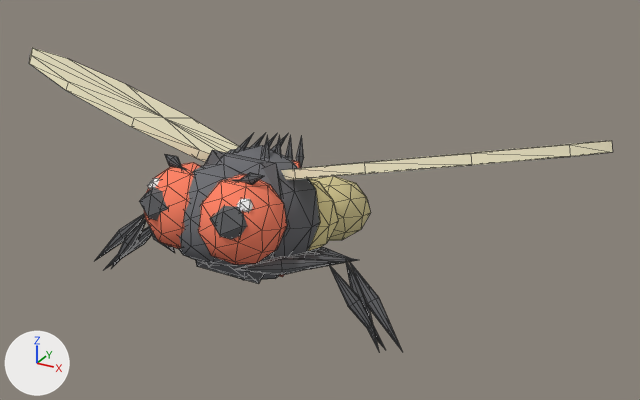
Two versions of the glTF model web-forest/public/model/species/homoneura-unguiculata.glb, one commit apart.
Rendered twice from a camera (50 mm lens) standing at (0.415, -0.663, 0.574) and looking at (0.031, 0.037, 0.224). The lights are fixed; the arrows at lower left show +X, +Y and +Z. The older version comes first. Mesh edges are drawn as thin lines. Where no turn or scale is listed for an object, it has been applied to the vertices. Vertices at exactly the same position are counted once.

Before the edit, the objects in view are built like this:
```python
ob_eye_l = bpy.data.objects.new('eye-l', me_mesh_4)
ob_eye_l.location = (0.0277, -0.0972, 0.2565)
ob_eye_r = bpy.data.objects.new('eye-r', me_mesh_5)
ob_eye_r.location = (-0.0277, -0.0972, 0.2565)
ob_head = bpy.data.objects.new('head', me_mesh_3)
ob_head.parent = ob_thorax
ob_head.location = (0.0, -0.0608, 0.00304)
ob_wing_l = bpy.data.objects.new('wing-l', me_mesh_8)
ob_wing_l.parent = ob_wing_l_j
ob_wing_l.location = (0.0, 0.0, 0.0)
ob_wing_l.rotation_euler = (0.0, -0.256, 0.0)  # degrees (0, -15, 0)
ob_wing_l_j = bpy.data.objects.new('wing-l-j', None)
ob_wing_l_j.parent = ob_thorax
ob_wing_l_j.location = (0.0183, 0.00913, 0.0396)
ob_wing_l_j.rotation_euler = (0.0248, 0.0, 0.0)  # degrees (1.4, 0, 0)
ob_wing_r = bpy.data.objects.new('wing-r', me_mesh_9)
ob_wing_r.parent = ob_wing_r_j
ob_wing_r.location = (0.0, 0.0, 0.0)
ob_wing_r.rotation_euler = (0.0, 0.256, 0.0)  # degrees (0, 15, 0)
ob_wing_r_j = bpy.data.objects.new('wing-r-j', None)
ob_wing_r_j.parent = ob_thorax
ob_wing_r_j.location = (-0.0183, 0.00913, 0.0396)
ob_wing_r_j.rotation_euler = (0.0248, 0.0, 0.0)  # degrees (1.4, 0, 0)
# also in view: 'leg0-l0' at (0.092, -0.089, 0.188); 'leg2-l0' at (0.091, -0.042, 0.184); 'thorax' at (0.0, -0.037, 0.232); 'abdomen1' at (0.0, 0.111, 0.179); 'leg1-l0' at (0.1, -0.061, 0.188)
```
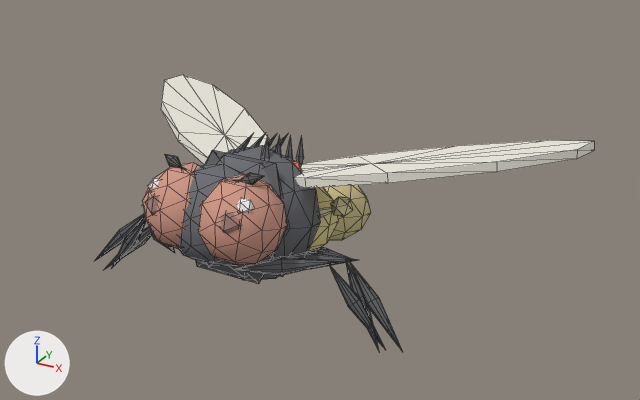
ob_wing_l_j is not drawn itself; it is the parent of ob_wing_l.
ob_wing_r_j is not drawn itself; it is the parent of ob_wing_r.

Boxes [x1, y1, x2, y2] around the edits, measured in the pictures (640 x 400 px; the box of a moved part takes in the faces that stretch with it):
'wing-r', reshaped, recoloured, moved, turned: before [29, 48, 239, 162]; after [161, 75, 271, 164]
'wing-l', reshaped, recoloured, moved, turned: before [281, 141, 613, 180]; after [295, 140, 594, 188]
'eye-l', reshaped, recoloured: [198, 174, 287, 265] in both
'eye-r', reshaped, recoloured (6% narrower): before [139, 162, 201, 249]; after [143, 162, 201, 249]
'haltere-l', added: after [318, 197, 352, 218]
part 1 of me_mesh_4, moved or reshaped: before [210, 206, 247, 240]; after [221, 212, 241, 233]
part 2 of me_mesh_4, recoloured (red to beige): [198, 174, 287, 265] in both
part 3 of me_mesh_4, recoloured: before [210, 206, 247, 240]; after [221, 212, 241, 233]
part 4 of me_mesh_5, moved or reshaped: before [139, 187, 168, 220]; after [145, 194, 159, 215]
part 5 of me_mesh_5, recoloured (red to beige): [144, 162, 201, 249] in both
part 6 of me_mesh_5, recoloured: before [139, 187, 168, 220]; after [145, 194, 159, 215]
part 7 of me_mesh_8, moved or reshaped: before [281, 141, 613, 180]; after [295, 140, 594, 188]
part 8 of me_mesh_8, recoloured: before [281, 141, 613, 180]; after [295, 140, 594, 188]
part 9 of me_mesh_9, moved or reshaped: before [29, 48, 239, 162]; after [161, 75, 269, 164]
part 10 of me_mesh_9, recoloured: before [29, 48, 239, 162]; after [161, 75, 271, 164]

Edits to the bpy script that builds the scene:
```text
Change me_mesh_4:
    remove me_mesh_4.from_pydata(...)  # 66 vertices, 120 faces; spans x -0.0394..0.0394, y -0.0432..0.0382, z -0.0376..0.0376
    add me_mesh_4.from_pydata(...)  # 66 vertices, 120 faces; spans x -0.0394..0.0394, y -0.0386..0.0382, z -0.0376..0.0376
    me_mesh_4 part 1: the loose piece of 12 vertices spanning x -0.0067..0.0241, y -0.0432..-0.008, z -0.0042..0.0252 is scaled about its middle by 0.739
    me_mesh_4 part 2: 80 faces centred in x -0.0349..0.0349, y -0.0366..0.0366, z -0.0367..0.0367 are repainted in the vertex colours; the middle colour goes from red #ff8263 to beige #d19987
    me_mesh_4 part 3: 20 faces centred in x -0.0048..0.0221, y -0.0384..-0.0128, z -0.0038..0.0249 are repainted in the vertex colours; the middle colour goes from dark grey #626366 to beige #a68278
Change me_mesh_5:
    remove me_mesh_5.from_pydata(...)  # 66 vertices, 120 faces; spans x -0.0394..0.0394, y -0.0432..0.0382, z -0.0376..0.0376
    add me_mesh_5.from_pydata(...)  # 66 vertices, 120 faces; spans x -0.0394..0.0394, y -0.0386..0.0382, z -0.0376..0.0376
    me_mesh_5 part 4: the loose piece of 12 vertices spanning x -0.0241..0.0067, y -0.0432..-0.008, z -0.0042..0.0252 is scaled about its middle by 0.739
    me_mesh_5 part 5: 80 faces centred in x -0.0349..0.0349, y -0.0366..0.0366, z -0.0367..0.0367 are repainted in the vertex colours; the middle colour goes from red #ff8263 to beige #d19987
    me_mesh_5 part 6: 20 faces centred in x -0.0221..0.0048, y -0.0384..-0.0128, z -0.0038..0.0249 are repainted in the vertex colours; the middle colour goes from dark grey #626366 to beige #a68278
Change me_mesh_8:
    used by ob_wing_l; parent = ob_wing_l_j; location = (0.0, 0.0, 0.0); rotation_euler = (0.0, -0.256, 0.0), in degrees (0, -15, 0)
    remove me_mesh_8.from_pydata(...)  # 26 vertices, 48 faces; spans x -0.012..0.294, y -0.046..0.046, z -0.004..0.004
    add me_mesh_8.from_pydata(...)  # 26 vertices, 48 faces; spans x -0.01..0.32, y -0.048..0.048, z -0.004..0.004
    me_mesh_8 part 7: 26 of 26 vertices moved; they spanned x -0.012..0.294, y -0.046..0.046, z -0.004..0.004 and now span x -0.01..0.32, y -0.048..0.048, z -0.004..0.004; mean shift (-0.003, 0.0, 0.0)
    me_mesh_8 part 8: 48 faces centred in x -0.009..0.285, y -0.045..0.045, z -0.004..0.004 are repainted in the vertex colours; the middle colour goes from beige #f4ecca to white #f2efe3
Change me_mesh_9:
    used by ob_wing_r; parent = ob_wing_r_j; location = (0.0, 0.0, 0.0); rotation_euler = (0.0, 0.256, 0.0), in degrees (0, 15, 0)
    remove me_mesh_9.from_pydata(...)  # 26 vertices, 48 faces; spans x -0.294..0.012, y -0.046..0.046, z -0.004..0.004
    add me_mesh_9.from_pydata(...)  # 26 vertices, 48 faces; spans x -0.32..0.01, y -0.048..0.048, z -0.004..0.004
    me_mesh_9 part 9: 26 of 26 vertices moved; they spanned x -0.294..0.012, y -0.046..0.046, z -0.004..0.004 and now span x -0.32..0.01, y -0.048..0.048, z -0.004..0.004; mean shift (0.003, 0.0, 0.0)
    me_mesh_9 part 10: 48 faces centred in x -0.285..0.009, y -0.045..0.045, z -0.004..0.004 are repainted in the vertex colours; the middle colour goes from beige #f4ecca to white #f2efe3
Change ob_wing_l_j:
    ob_wing_l_j.location: (0.0183, 0.00913, 0.0396) -> (0.0183, 0.00609, 0.0365)
    ob_wing_l_j.rotation_euler: (0.0248, 0.0, 0.0) -> (0.0415, 0.0, 0.73)  # degrees (1.4, 0, 0) -> degrees (2.4, 0, 42)
Change ob_wing_l:
    ob_wing_l.rotation_euler: (0.0, -0.256, 0.0) -> (0.0, -0.215, 0.0)  # degrees (0, -15, 0) -> degrees (0, -12, 0)
Change ob_wing_r_j:
    ob_wing_r_j.location: (-0.0183, 0.00913, 0.0396) -> (-0.0183, 0.00609, 0.0365)
    ob_wing_r_j.rotation_euler: (0.0248, 0.0, 0.0) -> (0.0415, 0.0, -0.73)  # degrees (1.4, 0, 0) -> degrees (2.4, 0, -42)
Change ob_wing_r:
    ob_wing_r.rotation_euler: (0.0, 0.256, 0.0) -> (0.0, 0.215, 0.0)  # degrees (0, 15, 0) -> degrees (0, 12, 0)
Add ob_haltere_l:
    ob_haltere_l = bpy.data.objects.new('haltere-l', me_mesh_10_1)  # 20 vertices, 32 faces; spans x -0.0094..0.0094, y -0.0094..0.0094, z 0.0..0.0495
    ob_haltere_l.parent = ob_thorax
    ob_haltere_l.location = (0.0335, 0.0304, 0.0)
    ob_haltere_l.rotation_euler = (-0.5, 1.1, 0.0)  # degrees (-29, 63, 0)
```
